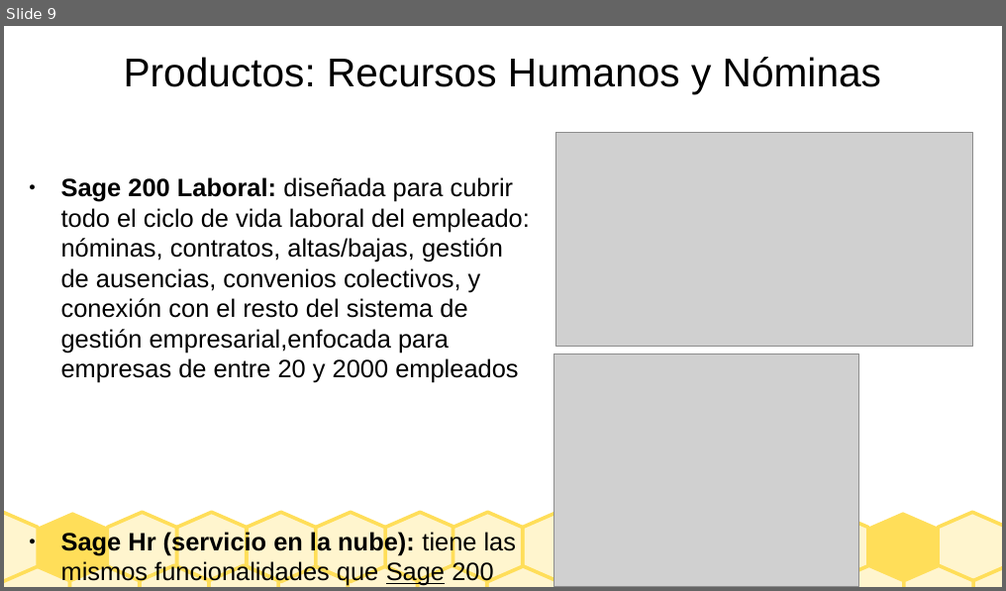
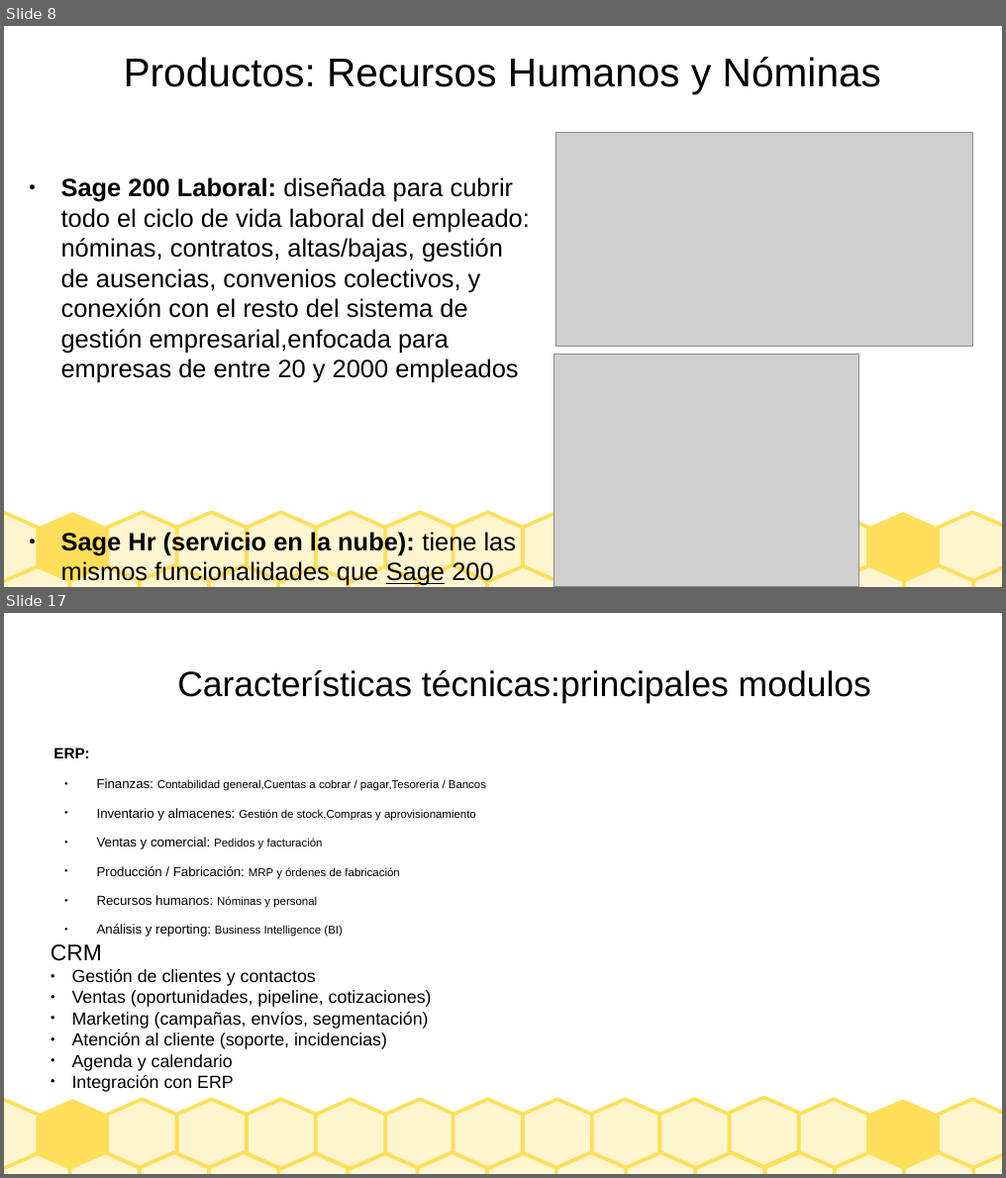
Before and after one commit to Borja-68/asignaturas, a slide deck: sistemas empresa/Presentacion_SAGE.odp. Shown one above the other, each under a label of ours: slide 9 before the commit, slides 8 and 17 after it; the slides between them are not shown. The pictures are 1006x591 and 1006x1178 pixels, drawn with LibreOffice and Linux fonts; fonts in the diff are those of the drawing; grey boxes stand for pictures. Boxes give left, top, right and bottom in pixels: in the first picture for what was removed or moved away, otherwise in the second. Text is boxed around its words. In the diff, an @@ line names an element or a change of style, - is before the commit and + after.

```diff
--- a/sistemas empresa/Presentacion_SAGE.odp
+++ b/sistemas empresa/Presentacion_SAGE.odp
@@ slide 17 added at (4, 613, 1002, 1174), background #FFFFFF; not listed: 27 template elements that a slide beside it also shows @@
@@ title added at (177, 669, 871, 703), 28 pt, text #000000 @@
+Características técnicas:principales modulos
@@ text added at (54, 748, 486, 937), 9 pt, text #000000 @@
+ERP:
+● Finanzas: Contabilidad general,Cuentas a cobrar / pagar,Tesorería / Bancos
+● Inventario y almacenes: Gestión de stock,Compras y aprovisionamiento
+● Ventas y comercial: Pedidos y facturación
+● Producción / Fabricación: MRP y órdenes de fabricación
+● Recursos humanos: Nóminas y personal
+● Análisis y reporting: Business Intelligence (BI)
@@ text added at (51, 945, 432, 1092), 14 pt, text #000000 @@
+CRM
+● Gestión de clientes y contactos
+● Ventas (oportunidades, pipeline, cotizaciones)
+● Marketing (campañas, envíos, segmentación)
+● Atención al cliente (soporte, incidencias)
+● Agenda y calendario
+● Integración con ERP
@@ freeform shape added at (591, 1099, 660, 1169), fill #FFF5CE, outline #FFDE59 2.83 pt @@
@@ freeform shape added at (659, 1099, 730, 1169), fill #FFF5CE, outline #FFDE59 2.83 pt @@
@@ freeform shape added at (730, 1097, 799, 1167), fill #FFF5CE, outline #FFDE59 2.83 pt @@
@@ what was slide 9 is now slide 8 @@
```
Also in this commit, not shown: 9 slides changed, 4 other slides added, 2 other files.
